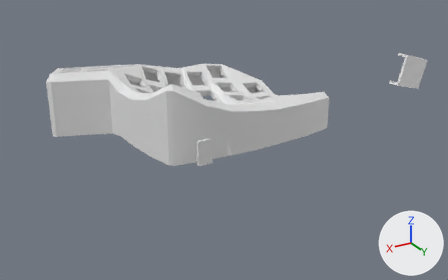
Renders of the Blender file left.blend from each side of a commit.
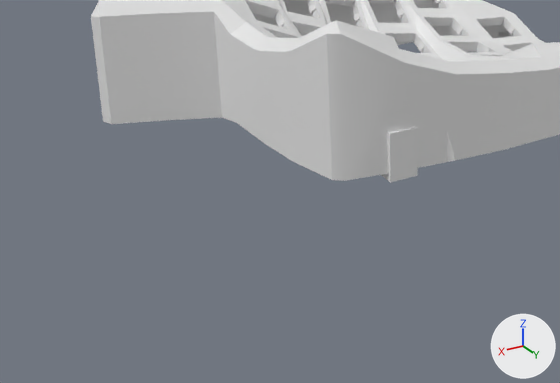
Old and new are each drawn whole from a 50 mm camera at (211.0, 387.0, 172.0) aimed at (2.0, 39.0, -2.0) and again close up on the part from 0% to 64% of the width and 26% to 96% of the height. The lights are fixed; the arrows at lower right show +X, +Y and +Z.

The first close-up shows 'Cube', 'left'.
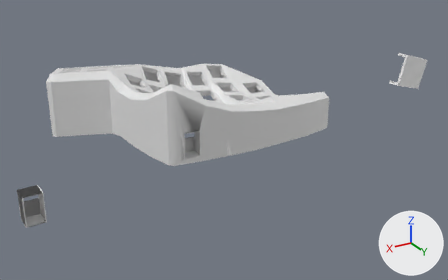
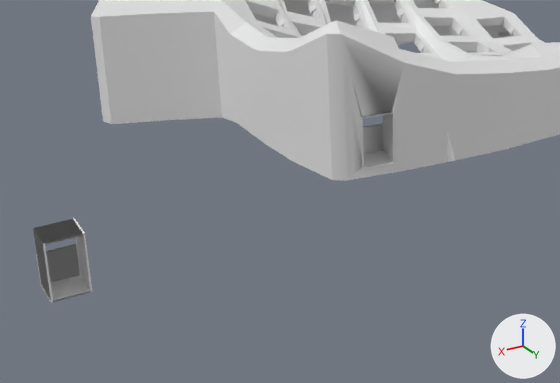
Commit message: rj9 box now inserted in part

Diff of the bpy script that builds the scene:
```diff
--- a/left.blend.py
+++ b/left.blend.py
@@ me_left @@
 # used by ob_left; location = (0.0, 0.0, 0.0)
-me_left.from_pydata(...)  # 4814 vertices, 9687 faces; spans x -74.0..108.0, y -86.0..70.0, z 0.0..53.0
+me_left.from_pydata(...)  # 4959 vertices, 9815 faces, 7 loose edges; spans x -74.0..105.0, y -86.0..69.0, z 0.0..53.0
+# me_left part 1
+# 23 vertices are removed from x 17.0..108.0, y 52.0..70.0, z 0.0..38.0
+# 28 faces are deleted
+# 163 vertices are added at x 34.0..47.0, y 53.0..66.0, z 3.0..23.0
+# 5 new vertices lie (-11.0, 2.0, 0.0) away from vertices in x 45.0, y 54.0, z 4.0..22.0
+# 7 loose edges are added
+# 156 new faces join them
@@ me_cube_007 @@
+me_cube_007.from_pydata(...)  # 132 vertices, 114 faces, 3 loose edges; spans x -4.59..4.35, y -4.66..6.83, z -3.98..4.67
@@ ob_cube @@
-ob_cube = bpy.data.objects.new('Cube', me_cube)
-ob_cube.location = (32.7, 61.5, 6.0)
-ob_cube.scale = (0.173, 0.106, 0.953)
@@ ob_rj9_female_box_in_part @@
+ob_rj9_female_box_in_part = bpy.data.objects.new('rj9_female_box_in_part', me_cube_007)
+ob_rj9_female_box_in_part.location = (40.3, 58.4, 11.8)
+ob_rj9_female_box_in_part.rotation_euler = (0.0, 0.0, -0.159)  # degrees (0, 0, -9.1)
+ob_rj9_female_box_in_part.scale = (1.27, 0.951, 2.13)
@@ ob_rj9_female_box @@
+ob_rj9_female_box = bpy.data.objects.new('rj9_female_box', me_cube_007.copy())
+ob_rj9_female_box.location = (148.0, 77.8, 5.2)
+ob_rj9_female_box.scale = (1.27, 0.951, 2.13)
```

Pixel boxes [x1, y1, x2, y2] of what changed, in the close-ups (560 x 383 px):
'rj9_female_box', added: after [33, 218, 93, 303]
'Cube', deleted: before [381, 127, 418, 183]
'rj9_female_box_in_part', added: after [361, 112, 395, 169]
part 1 of me_left, built on: before [341, 34, 447, 181]
